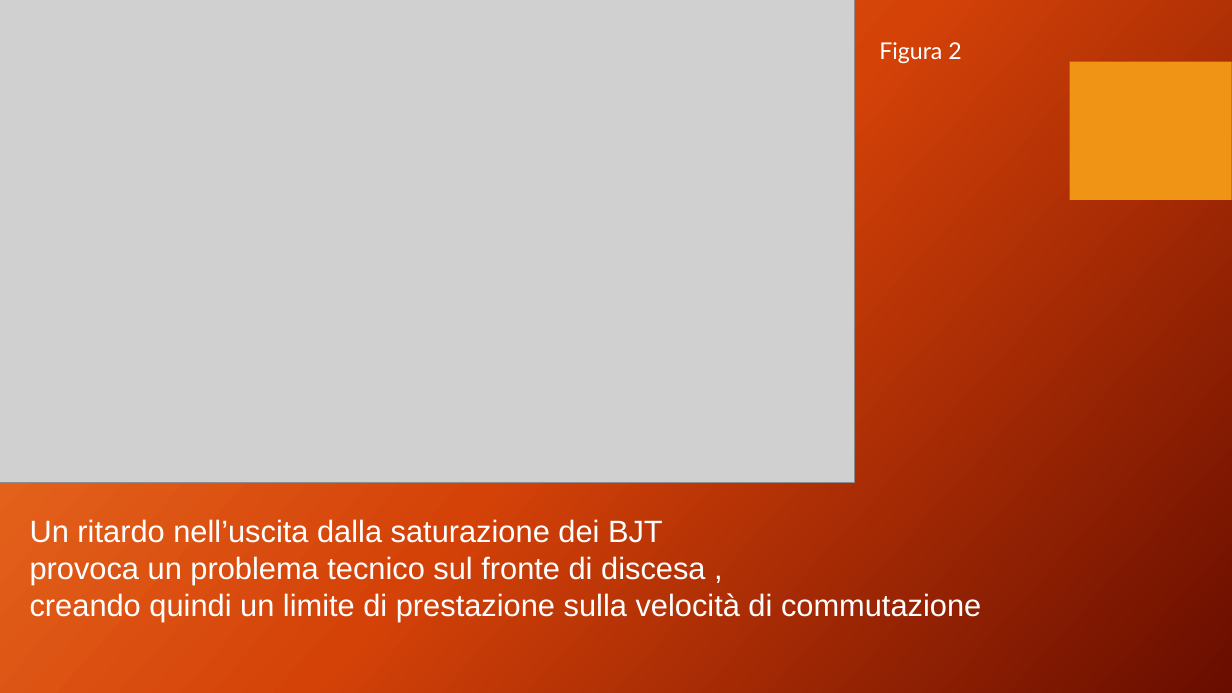
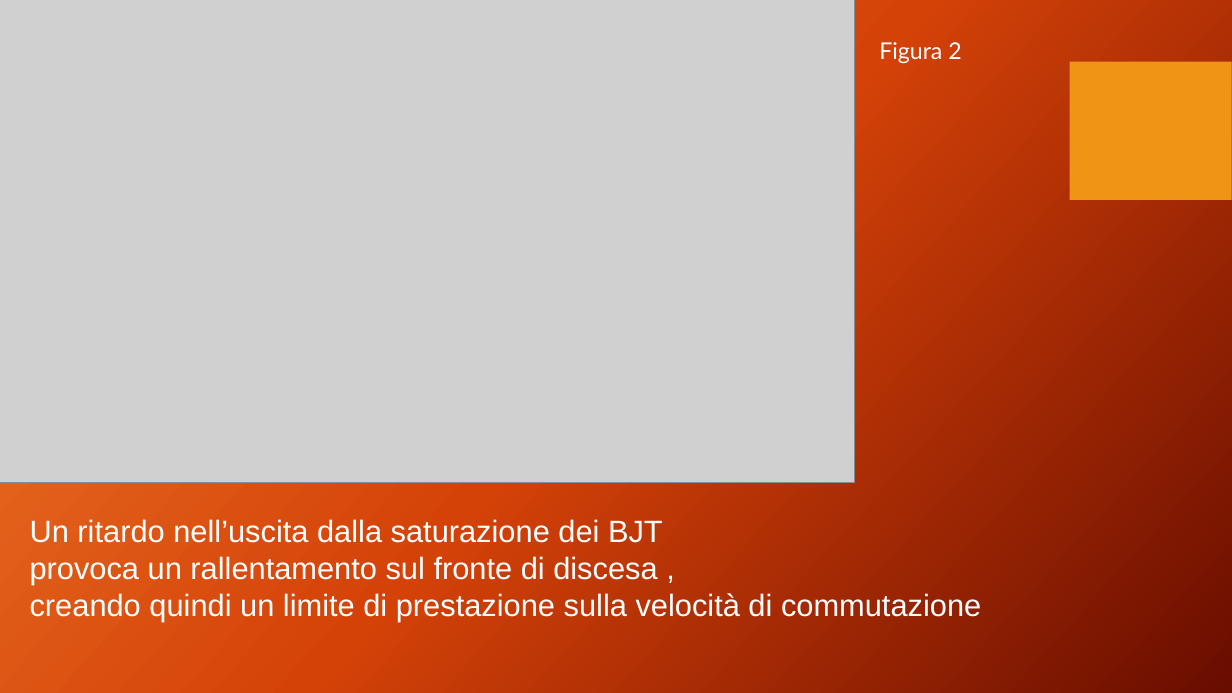
Before and after one commit to sebastianomelita/seismolab, a slide deck: slide 12 of files/seismoclouddevice-arduino-master/PROGGETTO SAPIENZA .pptx. Drawn at 1232x693 pixels with LibreOffice and Linux fonts; fonts in the diff are those of the drawing; grey boxes stand for pictures; background and template pictures are left out. Boxes give left, top, right and bottom in pixels: in the first picture for what was removed or moved away, otherwise in the second. Text is boxed around its words. In the diff, an @@ line names an element or a change of style, - is before the commit and + after.

```diff
--- a/files/seismoclouddevice-arduino-master/PROGGETTO SAPIENZA .pptx
+++ b/files/seismoclouddevice-arduino-master/PROGGETTO SAPIENZA .pptx
@@ text at (30, 519, 981, 621): text changed @@
-Un ritardo nell’uscita dalla saturazione dei BJT
-provoca un problema tecnico sul fronte di discesa ,
-creando quindi un limite di prestazione sulla velocità di commutazione
+Un ritardo nell’uscita dalla saturazione dei BJT
+provoca un rallentamento sul fronte di discesa ,
+creando quindi un limite di prestazione sulla velocità di commutazione
```
Also in this commit, not shown: 7 other slides changed, 1 slide added, 7 other files.
